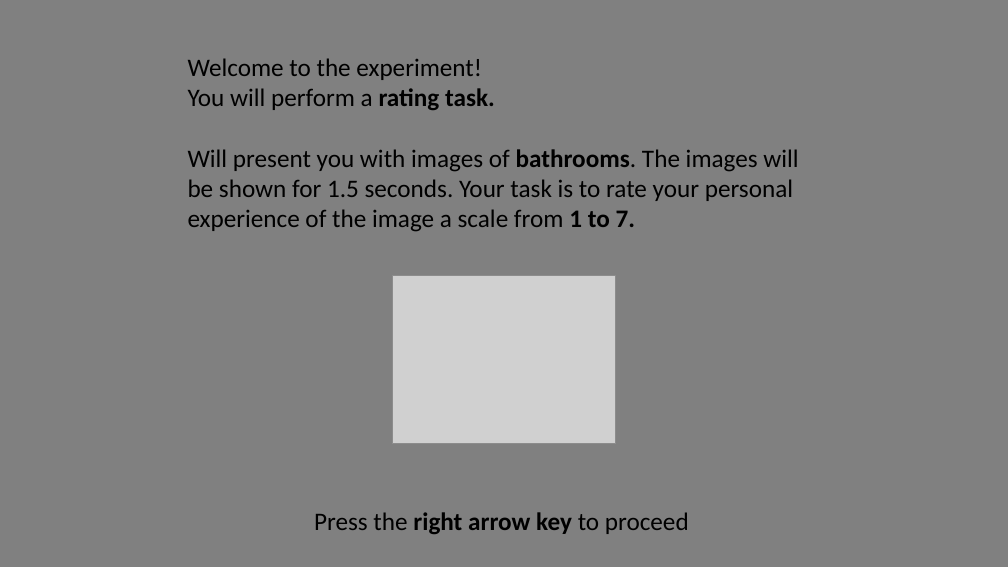
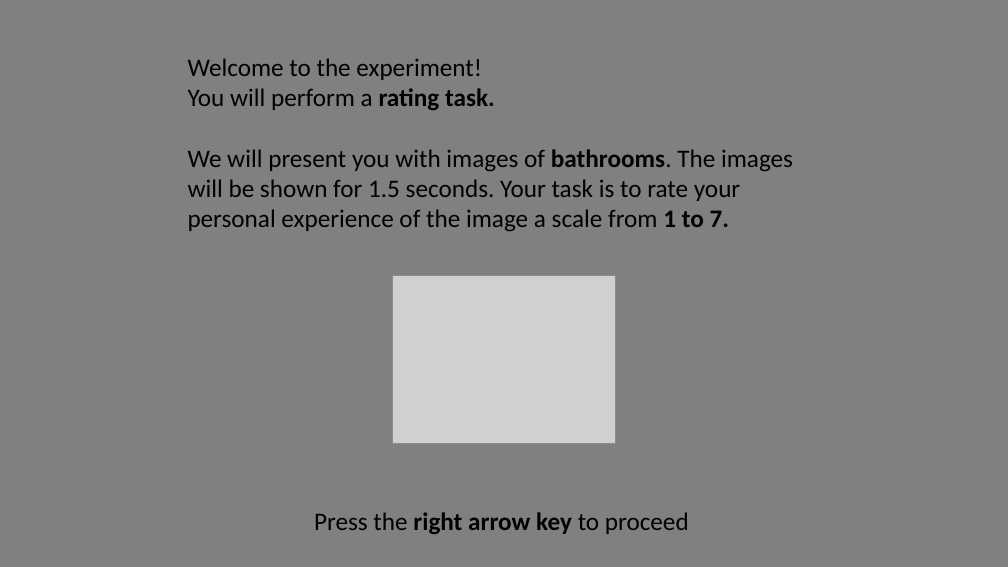
Before and after one commit to michaengeser/pep_wp4, a slide deck: slide 5 of instructions/Instructions.pptx (slide 4 before the commit). Drawn at 1008x567 pixels with LibreOffice and Linux fonts; fonts in the diff are those of the drawing; grey boxes stand for pictures. Boxes give left, top, right and bottom in pixels: in the first picture for what was removed or moved away, otherwise in the second. Text is boxed around its words. In the diff, an @@ line names an element or a change of style, - is before the commit and + after.

```diff
--- a/instructions/Instructions.pptx
+++ b/instructions/Instructions.pptx
@@ text at box(188, 149, 793, 231): text changed @@
-Will present you with images of bathrooms. The images will be shown for 1.5 seconds. Your task is to rate your personal experience of the image a scale from 1 to 7.
+We will present you with images of bathrooms. The images will be shown for 1.5 seconds. Your task is to rate your personal experience of the image a scale from 1 to 7.
```
Also in this commit, not shown: 9 other slides changed, 1 slide removed, 26 other files.
